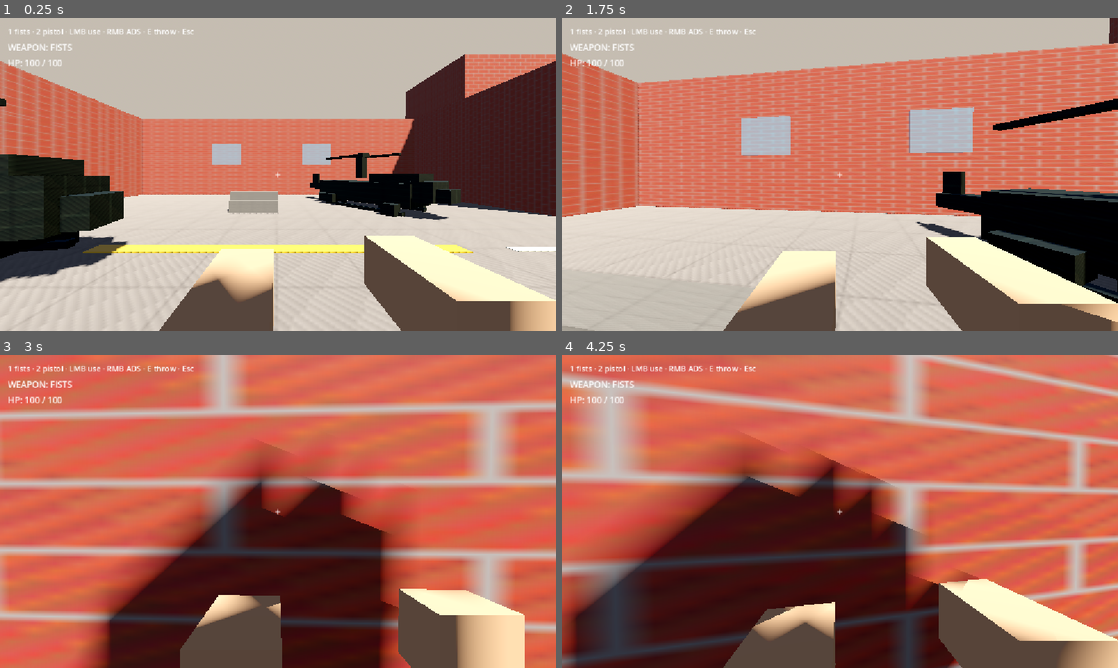
Above: before the commit, frames 1-4 (two rows, left to right).
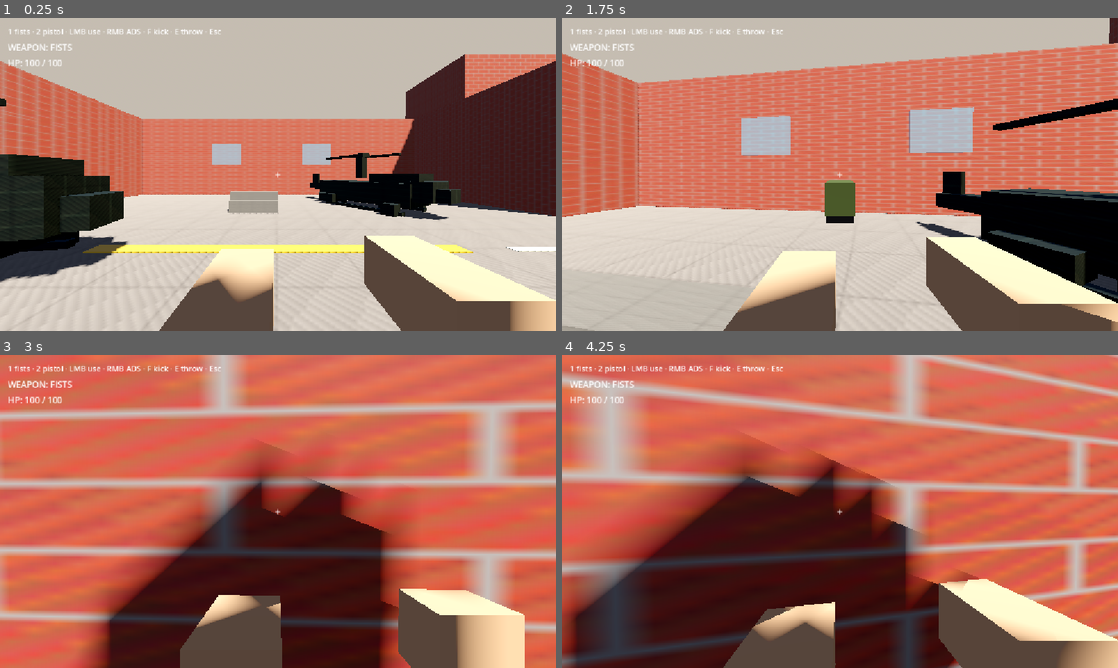
Above: after the commit, the same moments.

Repository: CaptainTiki/Zero
Game: Godot game, scene res://scenes/levels/m01_beats_1_5.tscn
Same seed, same stepped clock (60 frames per second), same inputs: the game is played once before the commit and once after it.
Inputs (mouse positions are in pixels of both pictures, inside the frame that each line leads up to):
- Up to frame 1 (0.25 s): no input
- Up to frame 2 (1.75 s): move the mouse to (867, 174) at 0.52 s; hold W (move_forward) from 0.53 s (still down); tap F (kick, bound only after the commit) at 0.6, 1.55 s; click (867, 174) at 0.67 s; tap Space (jump) at 0.77, 1.52 s; move the mouse to (812, 174) at 1.27 s; right-click (812, 174) at 1.35 s; click (812, 174) at 1.42 s
- Up to frame 3 (3 s): keep holding W (move_forward); move the mouse to (289, 505) at 2.02 s; hold E (interact) 2.03-2.78 s; click (289, 505) at 2.17 s; tap F (kick, bound only after the commit) at 2.3 s; move the mouse to (272, 517) at 2.77 s; click (272, 517) at 2.85 s
- Up to frame 4 (4.25 s): keep holding W (move_forward); tap Space (jump) at 3.02, 3.77 s; tap F (kick, bound only after the commit) at 3.05, 3.8 s; move the mouse to (878, 514) at 3.52 s; hold Shift (sprint) from 3.53 s (still down); click (878, 514) at 3.67 s

The runs differ from the first frame. In frame 1, less than 0.1% of the frame differs, in the area x 26-40%, y 3-6%; in frame 2, 0.8%, in the area x 26-53%, y 3-66%; in frame 3, 0.1%; in frame 4, 0.1%.

Commit message:
Added Kick

Diff:
--- a/scenes/player/player.tscn
+++ b/scenes/player/player.tscn
@@ -117,7 +117,7 @@
 offset_bottom = 48.0
 mouse_filter = 2
 theme_override_font_sizes/font_size = 16
-text = "1 fists · 2 pistol · LMB use · RMB ADS · E throw · Esc"
+text = "1 fists · 2 pistol · LMB use · RMB ADS · F kick · E throw · Esc"
 
 [node name="Weapon" type="Label" parent="HUD/Root"]
 offset_left = 16.0
--- a/scripts/enemies/fodder.gd
+++ b/scripts/enemies/fodder.gd
@@ -8,6 +8,8 @@
 @export var attack_damage := 8.0
 @export var attack_cooldown := 1.0
 
+var _kick_stagger := 0.0
+var _kick_velocity := Vector3.ZERO
 var _hp := 0.0
 var _attack_timer := 0.0
 var _player: Node3D
@@ -25,6 +27,14 @@
 		mesh.material_override = _mat
 
 func _physics_process(delta: float) -> void:
+	if _kick_stagger > 0.0:
+		_kick_stagger = maxf(0.0, _kick_stagger - delta)
+		velocity.x = _kick_velocity.x
+		velocity.z = _kick_velocity.z
+		velocity.y -= float(ProjectSettings.get_setting("physics/3d/default_gravity")) * delta
+		move_and_slide()
+		_kick_velocity = _kick_velocity.move_toward(Vector3.ZERO, 24.0 * delta)
+		return
 	if _flash_left > 0.0:
 		_flash_left = maxf(0.0, _flash_left - delta)
 		if _mat and _flash_left <= 0.0:
@@ -77,3 +87,10 @@
 	if push.length() > 0.01:
 		velocity += push.normalized() * 6.0
 	take_damage(amount)
+
+func apply_kick(amount: float, from: Vector3, force: float) -> void:
+	var direction := global_position - from
+	direction.y = 0.0
+	_kick_velocity = direction.normalized() * force
+	_kick_stagger = 0.4
+	take_damage(amount)
--- a/scripts/enemies/hunter.gd
+++ b/scripts/enemies/hunter.gd
@@ -12,6 +12,8 @@
 @export var attack_cooldown := 0.7
 @export var reposition_every := 1.1
 
+var _kick_stagger := 0.0
+var _kick_velocity := Vector3.ZERO
 var _hp := 0.0
 var _attack_timer := 0.0
 var _reposition_timer := 0.0
@@ -33,6 +35,14 @@
 	_strafe_sign = 1.0 if randf() > 0.5 else -1.0
 
 func _physics_process(delta: float) -> void:
+	if _kick_stagger > 0.0:
+		_kick_stagger = maxf(0.0, _kick_stagger - delta)
+		velocity.x = _kick_velocity.x
+		velocity.z = _kick_velocity.z
+		velocity.y -= float(ProjectSettings.get_setting("physics/3d/default_gravity")) * delta
+		move_and_slide()
+		_kick_velocity = _kick_velocity.move_toward(Vector3.ZERO, 24.0 * delta)
+		return
 	if _flash_left > 0.0:
 		_flash_left = maxf(0.0, _flash_left - delta)
 		if _mat and _flash_left <= 0.0:
@@ -106,3 +116,10 @@
 	if push.length() > 0.01:
 		velocity += push.normalized() * 8.0
 	take_damage(amount)
+
+func apply_kick(amount: float, from: Vector3, force: float) -> void:
+	var direction := global_position - from
+	direction.y = 0.0
+	_kick_velocity = direction.normalized() * force
+	_kick_stagger = 0.4
+	take_damage(amount)
--- a/scripts/enemies/rammer.gd
+++ b/scripts/enemies/rammer.gd
@@ -14,6 +14,8 @@
 
 enum State { IDLE, CHASE, WINDUP, CHARGE, RECOVER }
 var _state: State = State.IDLE
+var _kick_stagger := 0.0
+var _kick_velocity := Vector3.ZERO
 var _hp := 0.0
 var _timer := 0.0
 var _charge_dir := Vector3.ZERO
@@ -35,6 +37,14 @@
 		mesh.material_override = _mat
 
 func _physics_process(delta: float) -> void:
+	if _kick_stagger > 0.0:
+		_kick_stagger = maxf(0.0, _kick_stagger - delta)
+		velocity.x = _kick_velocity.x
+		velocity.z = _kick_velocity.z
+		velocity.y -= float(ProjectSettings.get_setting("physics/3d/default_gravity")) * delta
+		move_and_slide()
+		_kick_velocity = _kick_velocity.move_toward(Vector3.ZERO, 24.0 * delta)
+		return
 	if _flash_left > 0.0:
 		_flash_left = maxf(0.0, _flash_left - delta)
 	if _mat and _flash_left <= 0.0:
@@ -106,3 +116,13 @@
 	_hp -= amount * melee_mult
 	if _hp <= 0.0:
 		queue_free()
+
+func apply_kick(amount: float, from: Vector3, force: float) -> void:
+	var direction := global_position - from
+	direction.y = 0.0
+	_kick_velocity = direction.normalized() * force
+	_kick_stagger = 0.4
+	_kick_velocity *= 0.45
+	_state = State.RECOVER
+	_timer = recover_time
+	take_damage(amount)
--- a/scripts/input_bootstrap.gd
+++ b/scripts/input_bootstrap.gd
@@ -8,6 +8,7 @@
 	_bind_key("jump", KEY_SPACE)
 	_bind_key("sprint", KEY_SHIFT)
 	_bind_key("interact", KEY_E)
+	_bind_key("kick", KEY_F)
 	_bind_key("weapon_fists", KEY_1)
 	_bind_key("weapon_pistol", KEY_2)
 	_bind_mouse("primary", MOUSE_BUTTON_LEFT)
--- a/scripts/player/player_controller.gd
+++ b/scripts/player/player_controller.gd
@@ -12,6 +12,15 @@
 @export var pistol_damage := 22.0
 @export var pistol_cooldown := 0.18
 @export var max_hp := 100.0
+@export var kick_range := 2.2
+@export var kick_damage := 10.0
+@export var kick_force := 11.0
+@export var kick_cooldown := 0.55
+
+var _kick_timer := 0.0
+var _kick_elapsed := -1.0
+var _kick_connected := false
+var _boot: Node3D
 
 var _gravity: float = ProjectSettings.get_setting("physics/3d/default_gravity")
 var _yaw := 0.0
@@ -51,6 +60,7 @@
 	_sfx_hurt = _load_sfx("res://audio/sfx/alien/hit_01.wav")
 	_refresh_weapon_visuals()
 	_update_hud()
+	_build_boot()
 
 func _load_sfx(path: String) -> AudioStream:
 	if ResourceLoader.exists(path):
@@ -89,6 +99,13 @@
 		_set_weapon(Weapon.PISTOL)
 
 func _physics_process(delta: float) -> void:
+	_kick_timer = maxf(0.0, _kick_timer - delta)
+	if Input.mouse_mode == Input.MOUSE_MODE_CAPTURED and Input.is_action_just_pressed("kick") and _kick_timer <= 0.0:
+		_kick_timer = kick_cooldown
+		_kick_elapsed = 0.0
+		_kick_connected = false
+		_play(_sfx_melee)
+	_update_kick(delta)
 	_melee_timer = maxf(0.0, _melee_timer - delta)
 	_fire_timer = maxf(0.0, _fire_timer - delta)
 	_hurt_cd = maxf(0.0, _hurt_cd - delta)
@@ -123,6 +140,60 @@
 			_try_fire()
 
 	_update_viewmodel_pose(delta)
+
+func _build_boot() -> void:
+	_boot = Node3D.new()
+	_boot.name = "ViewBoot"
+	camera.add_child(_boot)
+	var leather := StandardMaterial3D.new()
+	leather.albedo_color = Color(0.19, 0.12, 0.07)
+	var sole := StandardMaterial3D.new()
+	sole.albedo_color = Color(0.045, 0.04, 0.035)
+	var trousers := StandardMaterial3D.new()
+	trousers.albedo_color = Color(0.25, 0.29, 0.16)
+	_boot_piece(Vector3(0.23, 0.23, 0.55), Vector3.ZERO, leather)
+	_boot_piece(Vector3(0.25, 0.065, 0.58), Vector3(0, -0.14, 0), sole)
+	_boot_piece(Vector3(0.18, 0.2, 0.65), Vector3(0, 0.1, 0.48), trousers)
+	_boot.visible = false
+
+func _boot_piece(size: Vector3, offset: Vector3, material: Material) -> void:
+	var part := MeshInstance3D.new()
+	var mesh := BoxMesh.new()
+	mesh.size = size
+	part.mesh = mesh
+	part.material_override = material
+	part.position = offset
+	part.cast_shadow = GeometryInstance3D.SHADOW_CASTING_SETTING_OFF
+	_boot.add_child(part)
+
+func _update_kick(delta: float) -> void:
+	if _kick_elapsed < 0.0:
+		return
+	_kick_elapsed += delta
+	_boot.visible = true
+	var extension: float
+	if _kick_elapsed < 0.12:
+		extension = ease(clampf(_kick_elapsed / 0.12, 0.0, 1.0), 0.5)
+	elif _kick_elapsed < 0.19:
+		extension = 1.0
+	else:
+		extension = 1.0 - smoothstep(0.19, 0.40, _kick_elapsed)
+	# The toe reaches the same distance as the contact ray at full extension.
+	_boot.position = Vector3(0.3, -0.85, -0.35).lerp(Vector3(0.0, -0.25, -kick_range + 0.275), extension)
+	_boot.rotation.x = lerpf(-0.45, 0.0, extension)
+	if _kick_elapsed >= 0.12 and not _kick_connected:
+		_kick_connected = true
+		var origin := camera.global_position - camera.global_basis.y * 0.25
+		var query := PhysicsRayQueryParameters3D.create(origin, origin - camera.global_basis.z * kick_range, 1, [get_rid()])
+		var hit := get_world_3d().direct_space_state.intersect_ray(query)
+		if not hit.is_empty():
+			_play(_sfx_impact)
+			var target: Object = hit.collider
+			if target.has_method("apply_kick"):
+				target.apply_kick(kick_damage, global_position, kick_force)
+	if _kick_elapsed >= 0.40:
+		_kick_elapsed = -1.0
+		_boot.visible = false
 
 func grant_gun() -> void:
 	_has_gun = true
--- a/scripts/player/player_hud.gd
+++ b/scripts/player/player_hud.gd
@@ -9,7 +9,7 @@
 	if hurt:
 		hurt.mouse_filter = Control.MOUSE_FILTER_IGNORE
 		hurt.color = Color(0.8, 0.05, 0.05, 0.0)
-	hint.text = "1 fists · 2 pistol · LMB use · RMB ADS · E throw · Esc"
+	hint.text = "1 fists · 2 pistol · LMB use · RMB ADS · F kick · E throw · Esc"
 
 func set_status(weapon_name: String, hp: float, max_hp: float, has_gun: bool, ads: bool) -> void:
 	var extra := " (ADS)" if ads else ""
Not shown, changed: README.md
